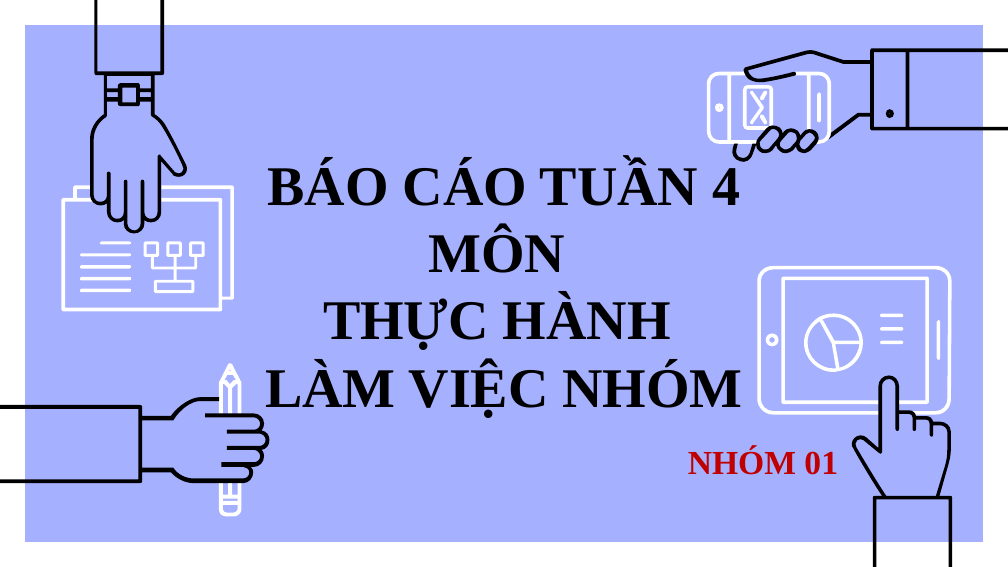
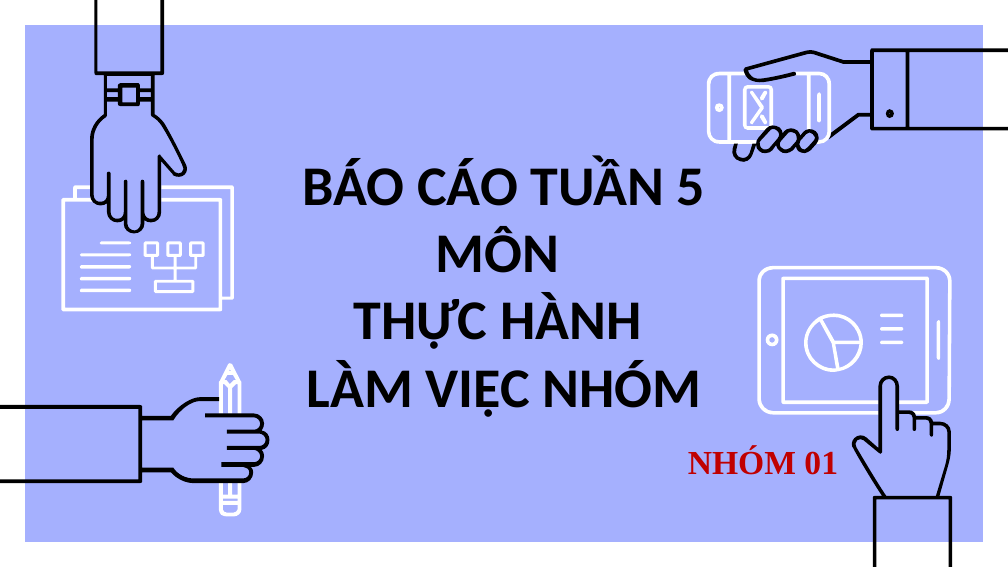
Before and after one commit to thuypt102/Practice-teamwork-01, a slide deck: slide 1 of Quản lý bãi đỗ xe.pptx. Drawn at 1008x567 pixels with LibreOffice and Linux fonts; fonts in the diff are those of the drawing. Boxes give left, top, right and bottom in pixels: in the first picture for what was removed or moved away, otherwise in the second. Text is boxed around its words. In the diff, an @@ line names an element or a change of style, - is before the commit and + after.

```diff
--- a/Quản lý bãi đỗ xe.pptx
+++ b/Quản lý bãi đỗ xe.pptx
@@ title at (303, 158, 838, 475): text changed; font Times New Roman to Calibri @@
-BÁO CÁO TUẦN 4
-MÔN
-THỰC HÀNH
-LÀM VIỆC NHÓM
-NHÓM 01
+BÁO CÁO TUẦN 5
+MÔN
+THỰC HÀNH
+LÀM VIỆC NHÓM
+NHÓM 01
```
Also in this commit, not shown: 15 other slides changed, 6 slides added, 1 slide removed.
